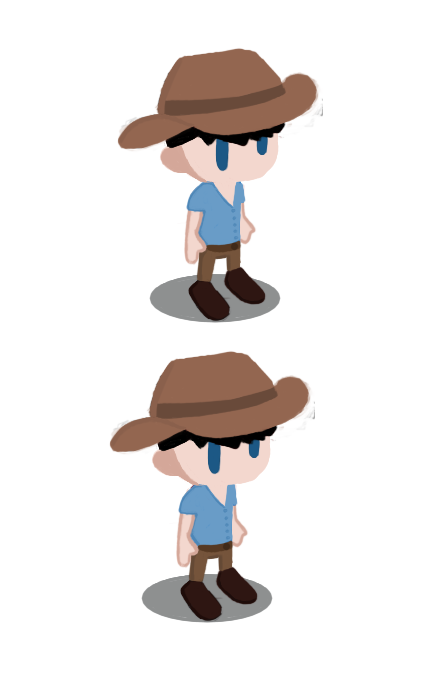
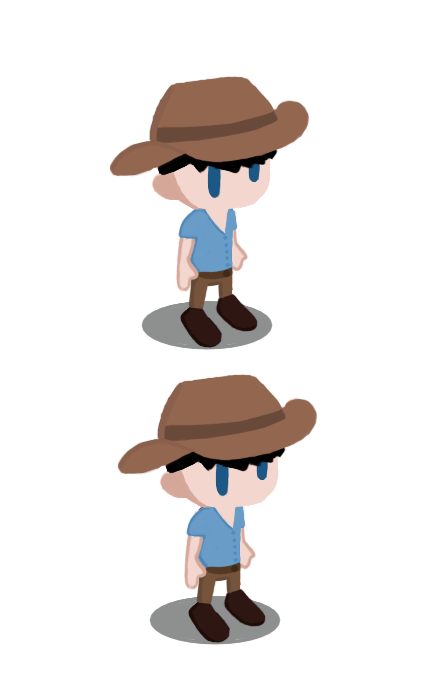
Two versions of the same layered image (430×700). Layer-by-layer changes:
painted on "Layer 2" over [109, 350, 318, 645]
painted on "Layer 1" over [109, 47, 323, 350]
